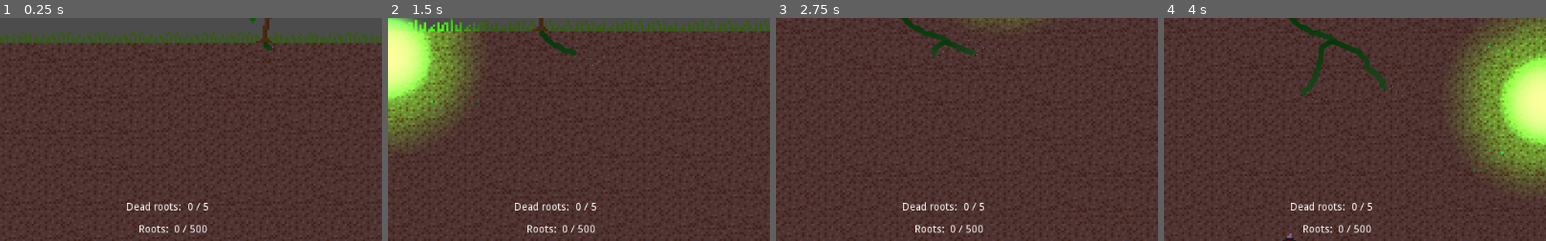
Above: before the commit, frames 1-4 (left to right).
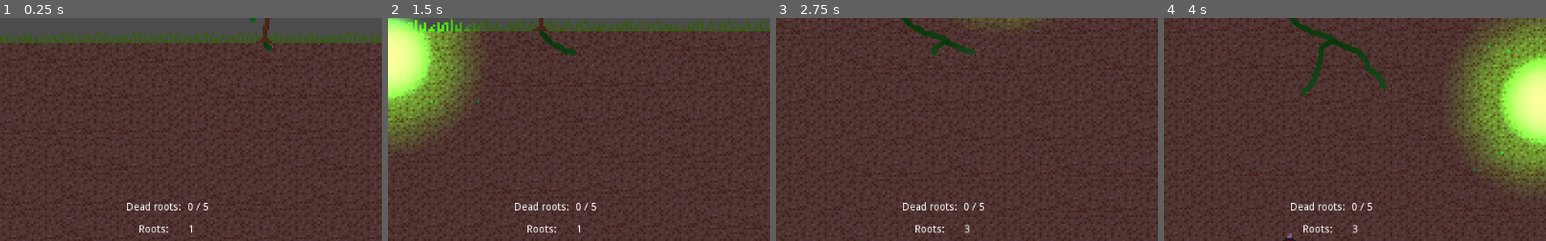
Above: after the commit, the same moments.

Repository: TaneliR/fgj2023
Game: Godot game, scene res://Scenes/TanelinScene.tscn
Two runs of this game, one before a commit and one after it. Both use one fixed random seed, a clock stepped at 60 frames per second and the inputs below.
Inputs (mouse positions are % of the whole screen's width and height, from its top left):
- Up to frame 1 (0.25 s): no input
- Up to frame 2 (1.5 s): move the mouse to (72, 45) at 0.52 s; press the mouse at (72, 45) at 0.53 s; hold Up (ui_up) 0.53-1.28 s; move the mouse to (30, 55) at 1.27 s; release the mouse at (30, 55) at 1.28 s; hold Down (ui_down) from 1.28 s (still down); click (30, 55) at 1.35 s
- Up to frame 3 (2.75 s): move the mouse to (60, 28) at 2.02 s; release Down (ui_down) at 2.03 s; press the mouse at (60, 28) at 2.03 s; hold Up (ui_up) from 2.03 s (still down)
- Up to frame 4 (4 s): move the mouse to (45, 70) at 2.77 s; release the mouse at (45, 70) at 2.78 s; click (45, 70) at 2.85 s; move the mouse to (80, 65) at 3.52 s; release Up (ui_up) at 3.53 s; press the mouse at (80, 65) at 3.53 s; hold Down (ui_down) from 3.53 s (still down)
The pictures show only the part of the screen within x 30-80%, y 46-96%; the shares and areas given below are measured in that part.

The runs differ from the first frame. In frame 1, 0.2% of the frame differs, in the area x 45-55%, y 92-97%; in frame 2, 0.2%; in frame 3, 0.2%; in frame 4, 0.2%.

Commit message:
fix rootcount

Diff:
--- a/Roots/Scripts/HUD_RootCountScript.gd
+++ b/Roots/Scripts/HUD_RootCountScript.gd
@@ -1,11 +1,11 @@
 extends Label
 
 var roots = 0
-
 export var max_roots = 500
 
 func _ready():
+	print (roots)
 	text = str(roots) + " / " + str(max_roots)
 
-# on signal x
-#	text = roots +1
+func _process(delta):
+	text = str(get_tree().get_nodes_in_group("roots").size())
